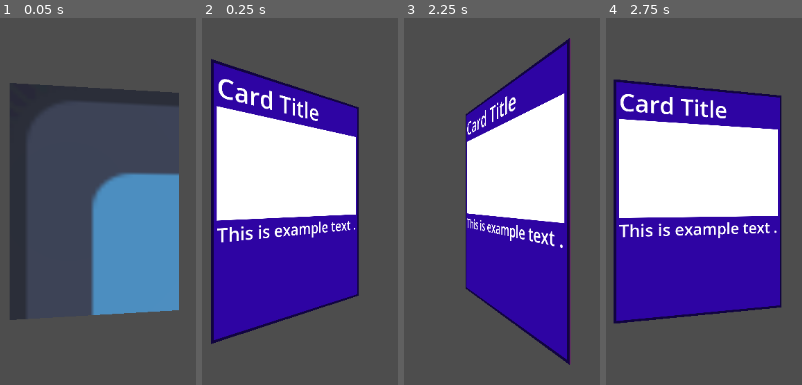
Above: before the commit, frames 1-4 (left to right).
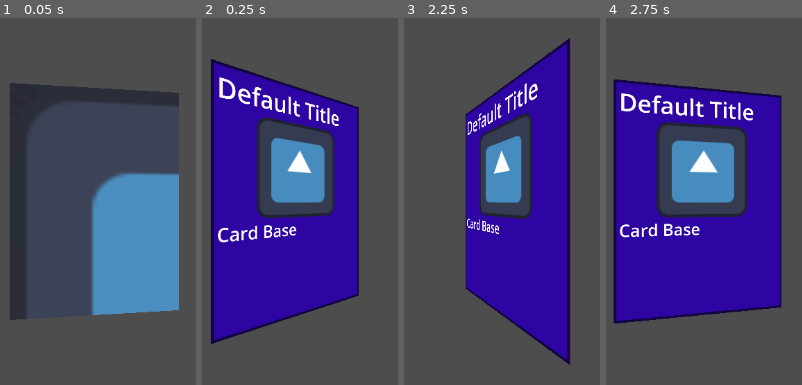
Above: after the commit, the same moments.

Repository: MamaDespik/GGJ-1
Game: Godot game, scene res://Cards/Card.tscn
Same seed, same stepped clock (60 frames per second), same inputs: the game is played once before the commit and once after it. This scene is started directly instead of the project's main scene. The engine's default icon, where the game draws it, is replaced by a stand-in: a white triangle on a blue panel in a dark square.
Inputs:
- Up to frame 1 (0.05 s): no input
- Up to frame 2 (0.25 s): no input
- Up to frame 3 (2.25 s): hold D (move_right) 0.53-1.28 s; hold S (move_down) 1.28-2.03 s; hold D (move_right) from 2.03 s (still down)
- Up to frame 4 (2.75 s): keep holding D (move_right)

Frame 1 is identical in both runs. In frame 2, 21% of the frame differs, in the area x 7-79%, y 16-62%; in frame 3, 15%; in frame 4, 23%, in the area x 6-88%, y 20-60%.

Commit message:
CardFace Class

Diff:
--- a/godovelopment-game-jam-1/Cards/Card.tscn
+++ b/godovelopment-game-jam-1/Cards/Card.tscn
@@ -41,6 +41,9 @@
 size = Vector2i(750, 1000)
 
 [node name="CardFront" parent="CardSprite/CardModelViewport/CardModel/CardFront/CardFrontViewport" instance=ExtResource("3_trd61")]
+title = "Default Title"
+image = ExtResource("2_wsk7e")
+description = "Card Base"
 
 [node name="CardBack" type="Sprite3D" parent="CardSprite/CardModelViewport/CardModel"]
 transform = Transform3D(1, 0, 0, 0, 1, 0, 0, 0, 1, 0, 0, -0.006)
--- /dev/null
+++ b/godovelopment-game-jam-1/Cards/card_front.gd
@@ -0,0 +1,17 @@
+extends MarginContainer
+class_name CardFront
+
+@export var title:String
+@export var image:Texture
+@export var description:String
+
+
+@onready var title_lable = %TitleLable
+@onready var image_texture = %Image
+@onready var description_label = %DescriptionLabel
+
+func _ready():
+	title_lable.text = title
+	image_texture.texture = image
+	description_label.text = description
+	return
--- a/godovelopment-game-jam-1/Cards/card_front.tscn
+++ b/godovelopment-game-jam-1/Cards/card_front.tscn
@@ -1,4 +1,7 @@
-[gd_scene load_steps=3 format=3 uid="uid://dc5awr60mathl"]
+[gd_scene load_steps=5 format=3 uid="uid://dc5awr60mathl"]
+
+[ext_resource type="Script" path="res://Cards/card_front.gd" id="1_en1dl"]
+[ext_resource type="Texture2D" uid="uid://thnj12t7c3yd" path="res://Assets/icon.svg" id="2_vnu02"]
 
 [sub_resource type="LabelSettings" id="LabelSettings_c5kew"]
 font_size = 100
@@ -14,6 +17,7 @@
 grow_vertical = 2
 size_flags_horizontal = 3
 size_flags_vertical = 3
+script = ExtResource("1_en1dl")
 
 [node name="ColorRect" type="ColorRect" parent="."]
 layout_mode = 2
@@ -40,16 +44,21 @@
 [node name="VBoxContainer" type="VBoxContainer" parent="MarginContainer/MarginContainer"]
 layout_mode = 2
 
-[node name="Label2" type="Label" parent="MarginContainer/MarginContainer/VBoxContainer"]
+[node name="TitleLable" type="Label" parent="MarginContainer/MarginContainer/VBoxContainer"]
+unique_name_in_owner = true
 layout_mode = 2
 text = "Card Title"
 label_settings = SubResource("LabelSettings_c5kew")
 
-[node name="ColorRect2" type="ColorRect" parent="MarginContainer/MarginContainer/VBoxContainer"]
+[node name="Image" type="TextureRect" parent="MarginContainer/MarginContainer/VBoxContainer"]
+unique_name_in_owner = true
 layout_mode = 2
 size_flags_vertical = 3
+texture = ExtResource("2_vnu02")
+stretch_mode = 5
 
-[node name="Label" type="Label" parent="MarginContainer/MarginContainer/VBoxContainer"]
+[node name="DescriptionLabel" type="Label" parent="MarginContainer/MarginContainer/VBoxContainer"]
+unique_name_in_owner = true
 layout_mode = 2
 size_flags_vertical = 2
 text = "This is example text ."
--- a/godovelopment-game-jam-1/Player/player.gd
+++ b/godovelopment-game-jam-1/Player/player.gd
@@ -47,5 +47,5 @@
 	return
 
 
-func _on_animation_player_current_animation_changed(name: String) -> void:
-	print("Animation Started: ", name)
+func _on_animation_player_current_animation_changed(animation_name: String) -> void:
+	print("Animation Started: ", animation_name)
--- a/godovelopment-game-jam-1/Player/player.tscn
+++ b/godovelopment-game-jam-1/Player/player.tscn
@@ -16,8 +16,8 @@
 [sub_resource type="RectangleShape2D" id="RectangleShape2D_bsdr6"]
 size = Vector2(126, 126)
 
-[sub_resource type="Animation" id="Animation_x3vf3"]
-resource_name = "walk_up"
+[sub_resource type="Animation" id="Animation_vtle1"]
+resource_name = "idle_down"
 
 [sub_resource type="Animation" id="Animation_apopc"]
 resource_name = "walk_down"
@@ -28,16 +28,16 @@
 [sub_resource type="Animation" id="Animation_p5o4e"]
 resource_name = "walk_right"
 
-[sub_resource type="Animation" id="Animation_vtle1"]
-resource_name = "idle_down"
+[sub_resource type="Animation" id="Animation_x3vf3"]
+resource_name = "walk_up"
 
 [sub_resource type="AnimationLibrary" id="AnimationLibrary_x3vf3"]
 _data = {
-&"idle": SubResource("Animation_vtle1"),
-&"walk_down": SubResource("Animation_apopc"),
-&"walk_left": SubResource("Animation_5htga"),
-&"walk_right": SubResource("Animation_p5o4e"),
-&"walk_up": SubResource("Animation_x3vf3")
+"idle": SubResource("Animation_vtle1"),
+"walk_down": SubResource("Animation_apopc"),
+"walk_left": SubResource("Animation_5htga"),
+"walk_right": SubResource("Animation_p5o4e"),
+"walk_up": SubResource("Animation_x3vf3")
 }
 
 [node name="Player" type="CharacterBody2D"]
@@ -64,7 +64,7 @@
 
 [node name="AnimationPlayer" type="AnimationPlayer" parent="."]
 libraries = {
-&"": SubResource("AnimationLibrary_x3vf3")
+"": SubResource("AnimationLibrary_x3vf3")
 }
 
 [connection signal="animation_changed" from="AnimationPlayer" to="." method="_on_animation_player_animation_changed"]
--- a/godovelopment-game-jam-1/StateMachine/PlayerStates/idle_player_state.gd
+++ b/godovelopment-game-jam-1/StateMachine/PlayerStates/idle_player_state.gd
@@ -19,6 +19,6 @@
 		return walking_player_state
 	return
 
-func process_input(event: InputEvent) -> State:
+func process_input(_event: InputEvent) -> State:
 	#handle using a card
 	return
--- a/godovelopment-game-jam-1/StateMachine/PlayerStates/walking_player_state.gd
+++ b/godovelopment-game-jam-1/StateMachine/PlayerStates/walking_player_state.gd
@@ -35,6 +35,6 @@
 
 	return
 
-func process_input(event: InputEvent) -> State:
+func process_input(_event: InputEvent) -> State:
 	#handle using a card
 	return
--- a/godovelopment-game-jam-1/project.godot
+++ b/godovelopment-game-jam-1/project.godot
@@ -12,7 +12,7 @@
 
 config/name="Godovelopment Game Jam 1"
 run/main_scene="uid://cnphch8ulvp8p"
-config/features=PackedStringArray("4.4", "GL Compatibility")
+config/features=PackedStringArray("4.3", "GL Compatibility")
 config/icon="res://Assets/icon.svg"
 
 [input]
Not shown: 1 places in godovelopment-game-jam-1/Cards/Card.tscn that only renumber resources
Not shown: 1 places in godovelopment-game-jam-1/Player/player.tscn that only renumber resources
Not shown, changed: TODO.txt
